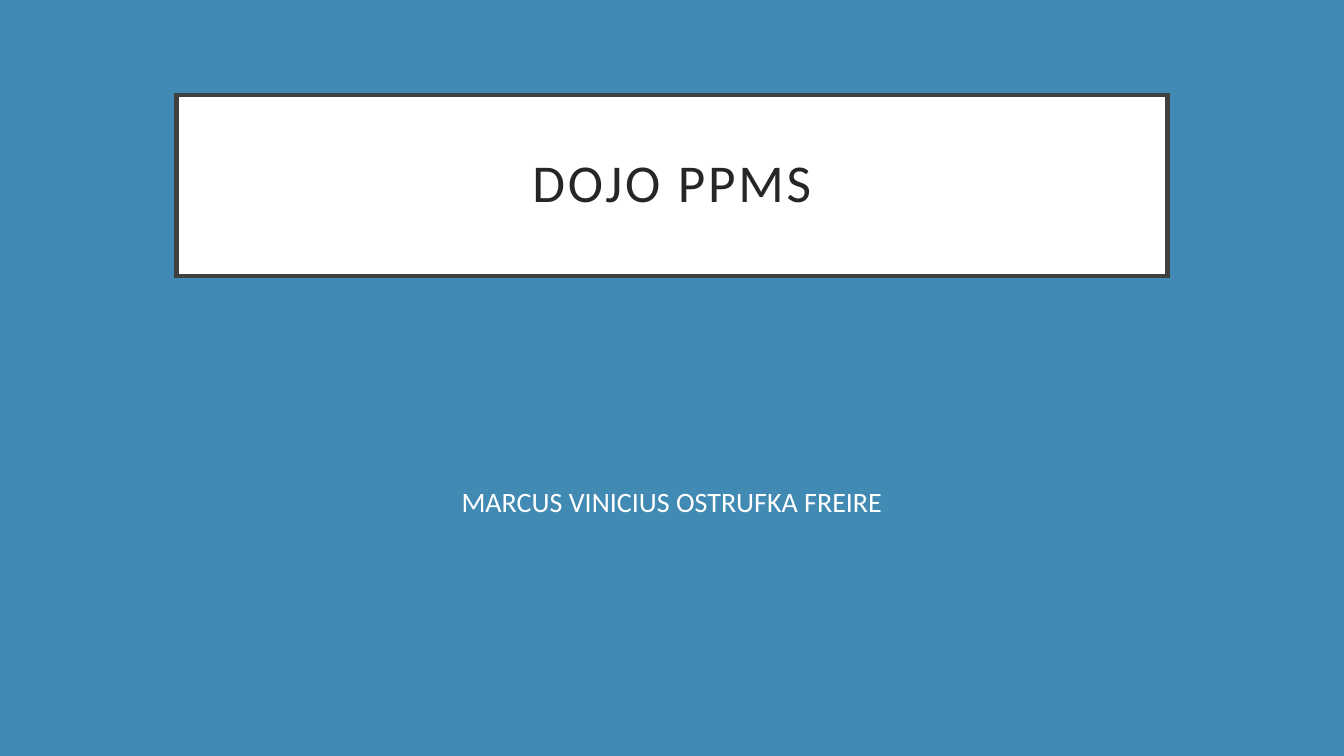
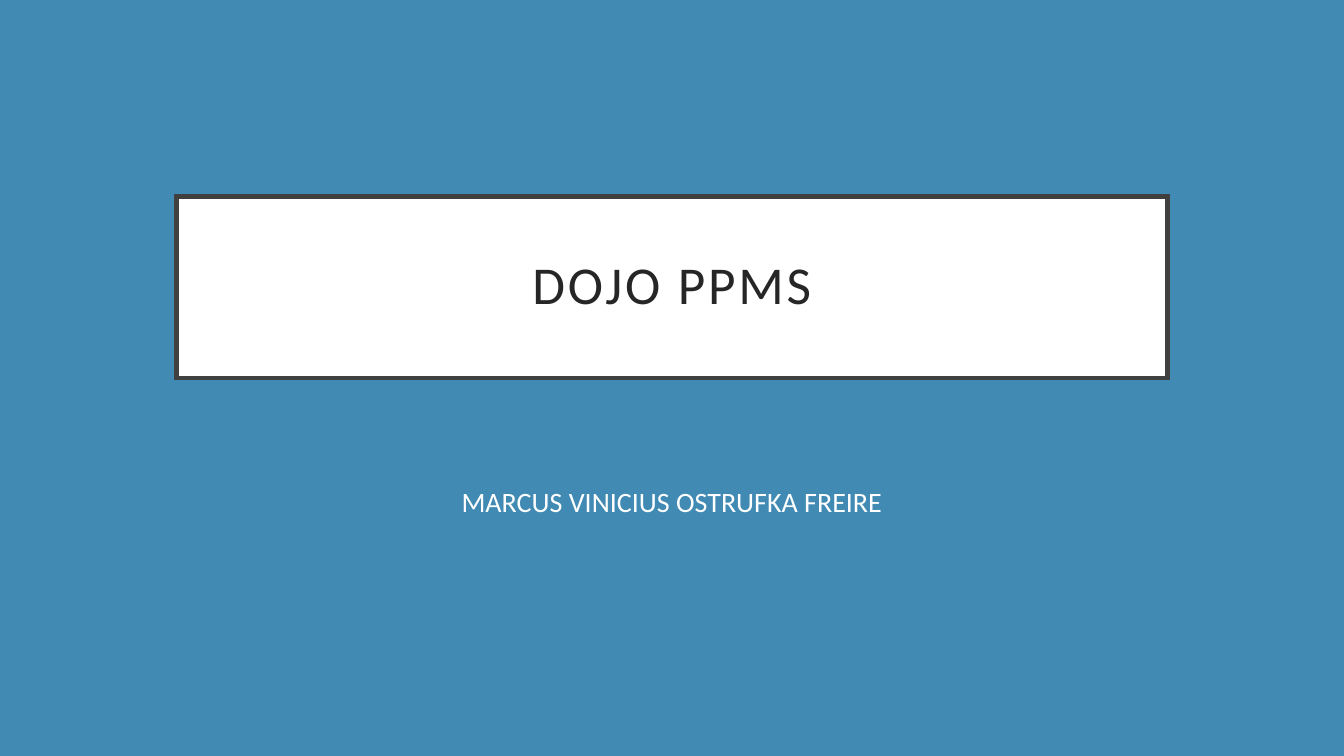
Before and after one commit to mvofreire/react-todo-dojo, a slide deck: slide 1 of docs/DOJO PPMS.pptx. Drawn at 1344x756 pixels with LibreOffice and Linux fonts; fonts in the diff are those of the drawing. Boxes give left, top, right and bottom in pixels: in the first picture for what was removed or moved away, otherwise in the second. Text is boxed around its words. In the diff, an @@ line names an element or a change of style, - is before the commit and + after.

```diff
--- a/docs/DOJO PPMS.pptx
+++ b/docs/DOJO PPMS.pptx
@@ title "DOJO PPMS": place and size @@
-title "DOJO PPMS" at (176, 95, 1168, 276)
+title "DOJO PPMS" at (176, 197, 1168, 378)
```
Also in this commit, not shown: 1 other slide changed, 1 slide added, 1 other file.
